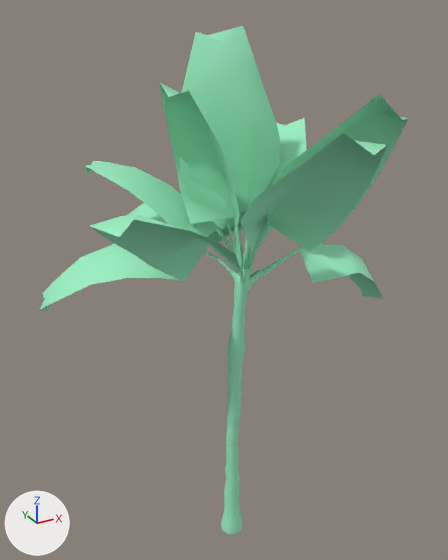
Two versions of the OBJ model app/src/main/assets/tree/file.obj, one commit apart.
Both versions are drawn from a camera (50 mm lens) standing at (-324.0, -561.0, 636.0) and looking at (-4.0, 20.0, 345.0). Arrows for +X, +Y and +Z are at lower left; the lights stay in place. Where no turn or scale is listed for an object, it has been applied to the vertices.

The older version as bpy lines, for what is in view:
```python
mat_wire_087225143 = principled_material('wire_087225143')
mat_wire_087225143.base_color = (0.341, 0.882, 0.561)  # green #9ef1c5
mat_wire_087225143.roughness = 0.821
me_file = bpy.data.meshes.new('file')
me_file.from_pydata(...)  # 587 vertices, 753 faces; spans x -212.0..212.0, y -187.0..187.0, z 0.0..619.0
me_file.materials.append(mat_wire_087225143)  # green #9ef1c5
ob_file = bpy.data.objects.new('file', me_file)
ob_file.location = (0.0, 0.0, 0.0)
```
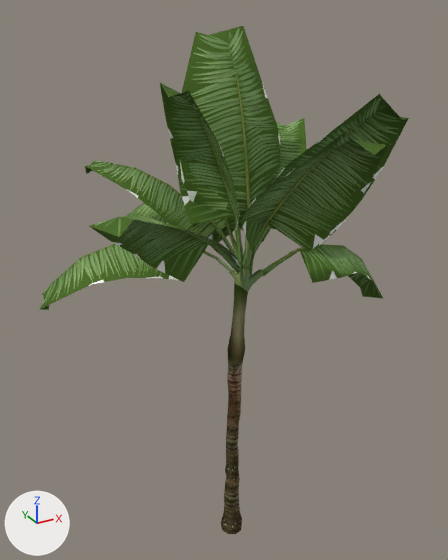
Changed parts and their boxes (x1, y1, x2, y2) in the pictures (448 x 560 px):
'file', surface changed
    both: (40, 26, 409, 534)

What changed in the scene script:
```text
Add img_tex_jpg:
    img_tex_jpg = load_image('tex.jpg', 'tex.jpg', 1024, 1024, 'sRGB')
Change mat_wire_087225143:
    where n0 = _N.new('ShaderNodeBsdfPrincipled'); n0.name = 'Principled BSDF'
    remove n0.inputs[0].default_value = (0.341, 0.882, 0.561, 1.0)  # 'Base Color', green #9ef1c5
    add n2 = _N.new('ShaderNodeTexImage'); n2.name = 'Image Texture'
    add n2.image = img_tex_jpg
    add n3 = _N.new('ShaderNodeTexImage'); n3.name = 'Image Texture.001'
    add n3.image = img_tex_jpg
    add _L.new(n2.outputs[0], n0.inputs[0])  # 'Color' to 'Base Color'
    add _L.new(n3.outputs[0], n0.inputs[13])  # 'Color' to 'Specular IOR Level'
```
